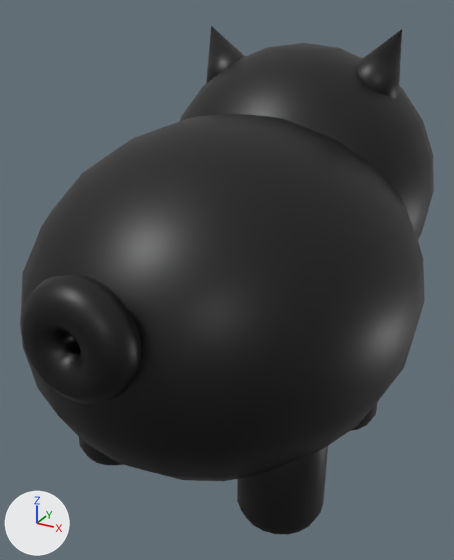
The glTF model assets/models3d/Boarlet_1.glb, before and after one commit.
Rendered twice from a 50 mm camera at (1.65, -3.36, 1.39) aimed at (-0.11, -0.16, -0.21). The axes (+X, +Y, +Z) are drawn at lower left. The lights are the same throughout. The first picture is the older version. Vertices at exactly the same position are counted once.

In view in the first picture: 'Boarlet_1.001'.
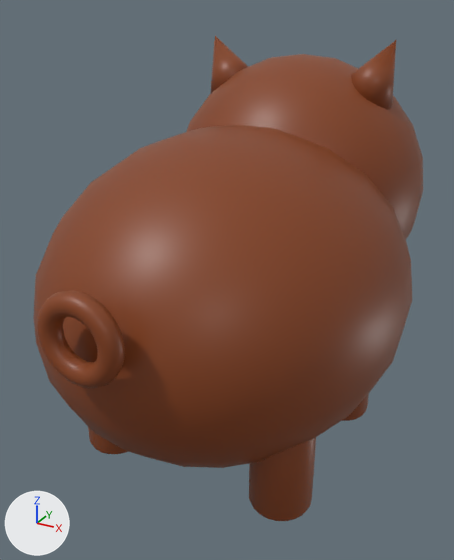
The newer file is also turned or shifted as a whole; pictures and numbers use the older file's frame.

The change in detail:
me_sphere_010 is used by ob_boarlet_1_001; location (0.0, 0.0, 0.0).
me_sphere_010 had 7328 vertices, 14504 faces and spanned x -1.11..1.11, y -1.74..1.75, z -1.26..1.26.
me_sphere_010 now has 3664 vertices, 7252 faces and spans x -1.04..1.04, y -1.68..1.68, z -1.2..1.2.
me_sphere_010 part 1: 20 loose pieces with 3664 vertices, spanning x -1.11..1.11, y -1.74..1.75, z -1.26..1.26, are deleted.

What differs and where, as boxes [x1, y1, x2, y2] in the pictures (454 x 560 px):
'Boarlet_1.001', reshaped (6% narrower): before [20, 26, 434, 535]; after [34, 36, 423, 521]
part 1 of me_sphere_010, deleted: before [20, 26, 434, 535]
